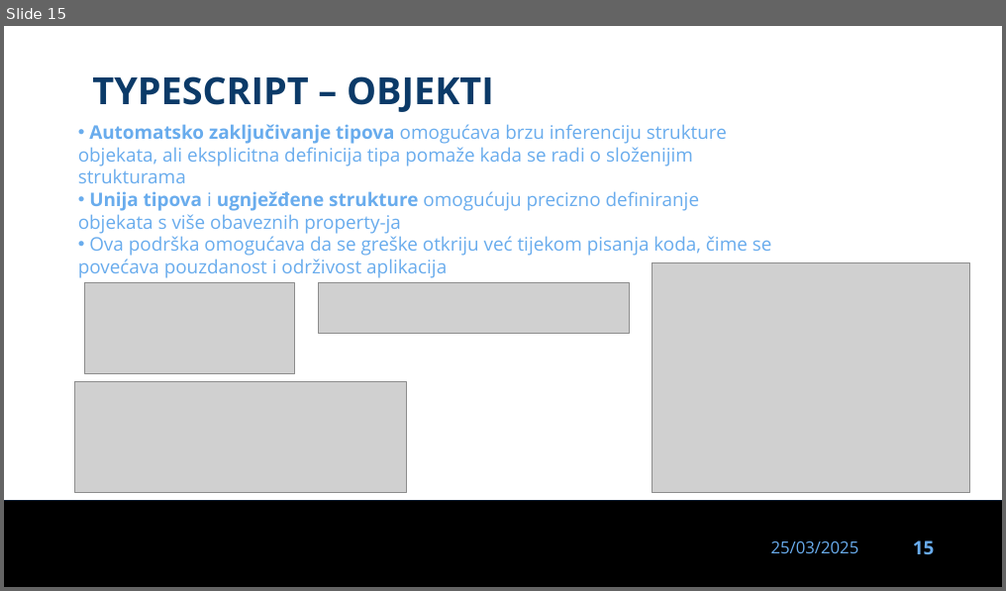
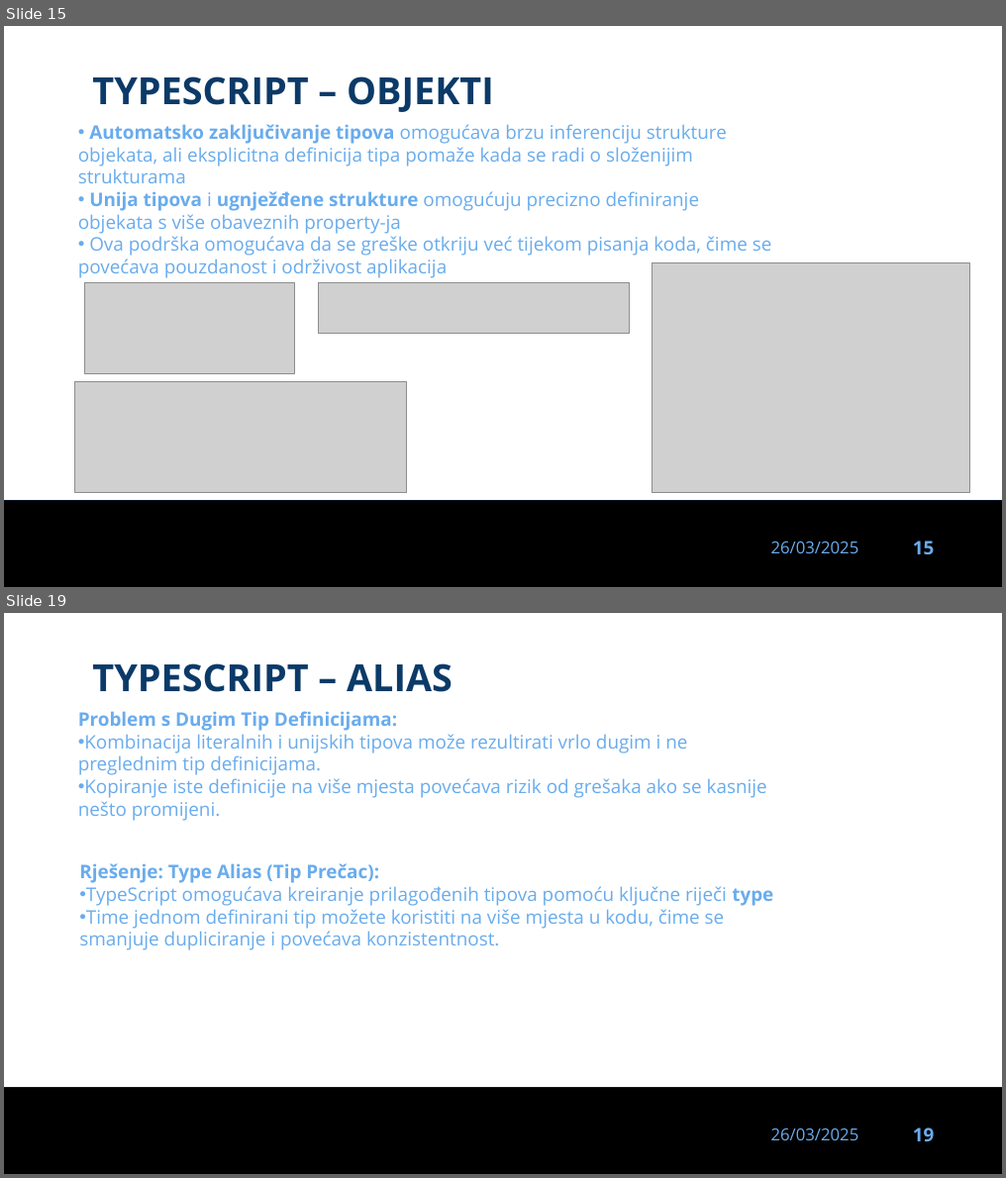
Before and after one commit to dinoDuvnjak/CTK, a slide deck: Bootcamp/typescript/typescript-uvod.pptx. Shown one above the other, each under a label of ours: slide 15 before the commit, slides 15 and 19 after it; the slides between them are not shown. The pictures are 1006x591 and 1006x1178 pixels, drawn with LibreOffice and Linux fonts; fonts in the diff are those of the drawing; grey boxes stand for pictures; background and template pictures are left out. Boxes give left, top, right and bottom in pixels: in the first picture for what was removed or moved away, otherwise in the second. Text is boxed around its words. In the diff, an @@ line names an element or a change of style, - is before the commit and + after.

Commit message:
typescript wip

```diff
--- a/Bootcamp/typescript/typescript-uvod.pptx
+++ b/Bootcamp/typescript/typescript-uvod.pptx
@@ slide 19 added at box(4, 613, 1002, 1174), background #FFFFFF; not listed: 3 template elements that a slide beside it also shows @@
@@ text added at box(92, 663, 452, 692), 36 pt, text #0B3A68, bold @@
+TYPESCRIPT – ALIAS
@@ text added at box(78, 711, 767, 821), 18 pt, text #69ACED @@
+Problem s Dugim Tip Definicijama:
+• Kombinacija literalnih i unijskih tipova može rezultirati vrlo dugim i ne preglednim tip definicijama.
+• Kopiranje iste definicije na više mjesta povećava rizik od grešaka ako se kasnije nešto promijeni.
@@ text added at box(79, 863, 773, 951), 18 pt, text #69ACED @@
+Rješenje: Type Alias (Tip Prečac):
+• TypeScript omogućava kreiranje prilagođenih tipova pomoću ključne riječi type
+• Time jednom definirani tip možete koristiti na više mjesta u kodu, čime se smanjuje dupliciranje i povećava konzistentnost.
@@ slide 15 changed as well @@
@@ text at box(771, 542, 859, 554): text changed @@
-25/03/2025
+26/03/2025
```
Also in this commit, not shown: 14 other slides changed, 13 other slides added, 1 slide removed, 8 other files.
